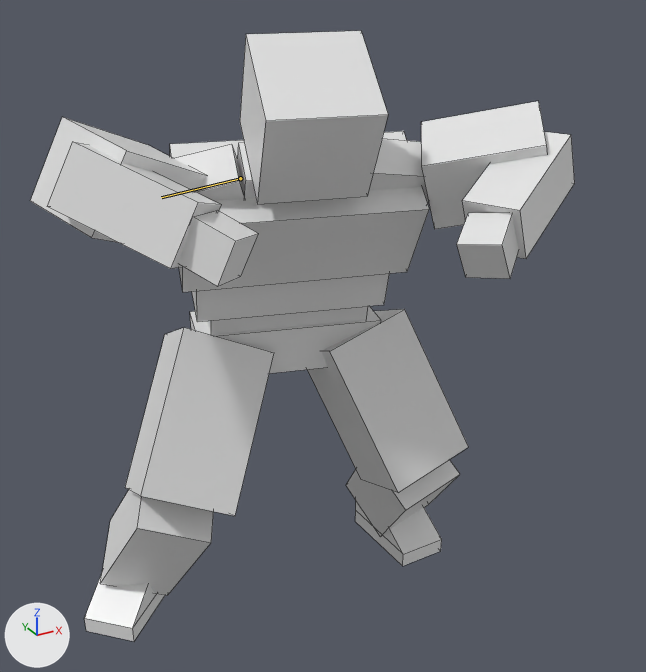
One commit to the Blender file Assets/Resources/Models/RedComet.blend: the scene before it, then after it.
Both versions are drawn from a 50 mm lens placed at (-7.87, -16.7, 14.33), pointed at (-0.2, -2.76, 7.36). The axes (+X, +Y, +Z) are drawn at lower left. The lights are the same throughout. Both versions are drawn at frame 30 of the action 'Grab'; the numbers are the values there. The bones that change are drawn over the model as lines. Mesh edges are drawn as thin lines.

Names of what the first picture shows: 'Bicep.L', 'Bicep.R', 'Calf.R', 'Chest', 'Forearm.L', 'Forearm.R', 'Hand.L', 'Hand.R', 'Head', 'Pelvis', 'Ribs', 'Shoulder.R', 'Thigh.L', 'Thigh.R'.
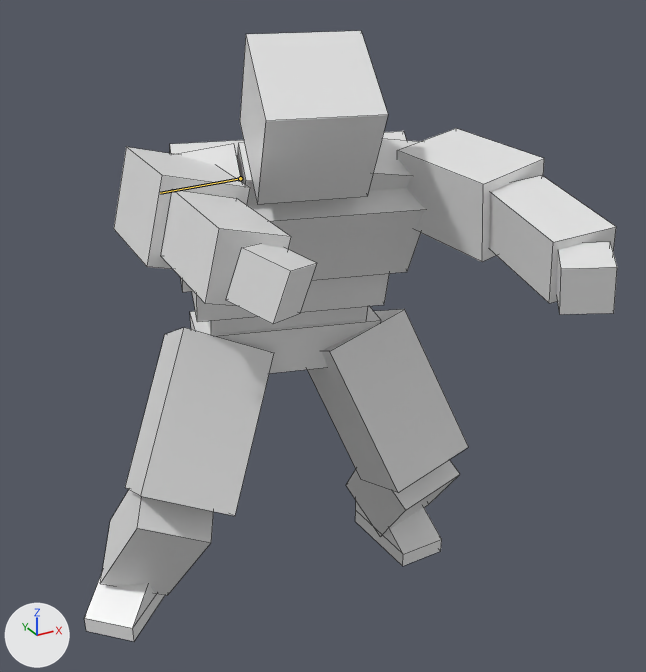
Location of each change, (x1, y1, x2, y2) in pixels of the pictures (646 x 672 px):
'Forearm.R', posed (25% narrower, 9% shorter)
    before: (48, 142, 221, 269)
    after: (161, 190, 291, 306)
'Bicep.L', posed (17% wider)
    before: (421, 101, 547, 229)
    after: (397, 128, 544, 262)
'Forearm.L', posed (12% wider)
    before: (462, 132, 575, 259)
    after: (489, 176, 616, 303)
'Bicep.R', posed (23% narrower)
    before: (30, 117, 206, 242)
    after: (114, 147, 250, 269)
'Hand.R', posed (14% wider)
    before: (178, 211, 258, 287)
    after: (226, 244, 317, 324)
'Hand.L', posed (9% taller)
    before: (457, 213, 519, 279)
    after: (556, 242, 617, 314)
'Shoulder.R', posed
    before: (174, 145, 245, 201)
    after: (177, 144, 241, 181)
bone 'Shoulder.R', root to tip
    before: (240, 178) to (161, 197)
    after: (240, 178) to (160, 193)

What the commit changed:
Bone 'Shoulder.R' (bone_shoulder_r) turns from (-15, 0, 0) to (-10, 0, 0) degrees about its own x, y and z.
Bone 'ElbowLeftIK.L' (bone_elbowleftik_l) moves from (-0.31, -5.12, -0.98) to (1.5, -6.91, -1.47).
Bone 'WristLeft.L' (bone_wristleft_l) moves from (-4.94, -4.74, -2.4) to (-4.94, -6.93, -2.4).
Bone 'WristLeft.L' (bone_wristleft_l) turns from (8, 27, -141) to (5, 10, -127) degrees about its own x, y and z.
Bone 'ElbowLeftIK.R' (bone_elbowleftik_r) moves from (0.07, -2.74, -0.94) to (-1.13, -6.57, -1.22).
Bone 'ElbowLeftIK.R' (bone_elbowleftik_r) turns from (0, 0, -21) to (0, 0, 77) degrees about its own x, y and z.
Bone 'WristLeft.R' (bone_wristleft_r) moves from (4.08, -3.75, -1.99) to (4.08, -6.25, -1.99).
Bone 'WristLeft.R' (bone_wristleft_r) turns from (8, -22, 127) to (10, -15, 122) degrees about its own x, y and z.
